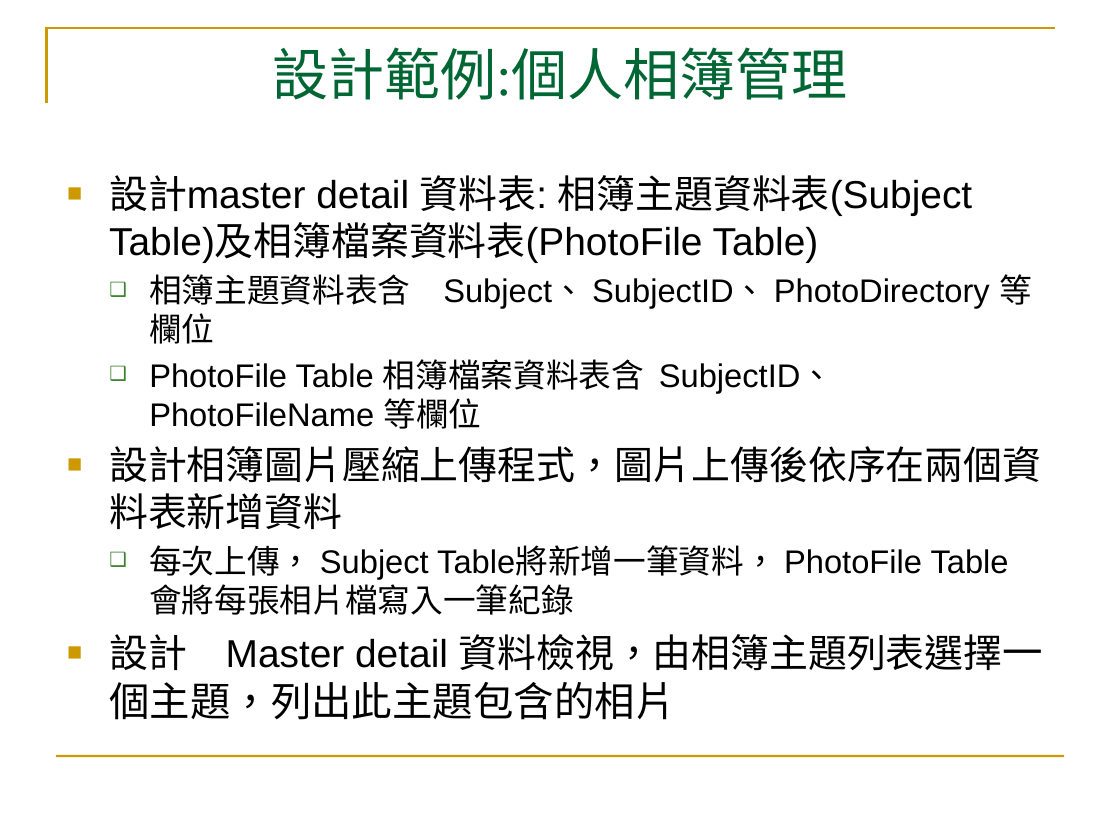
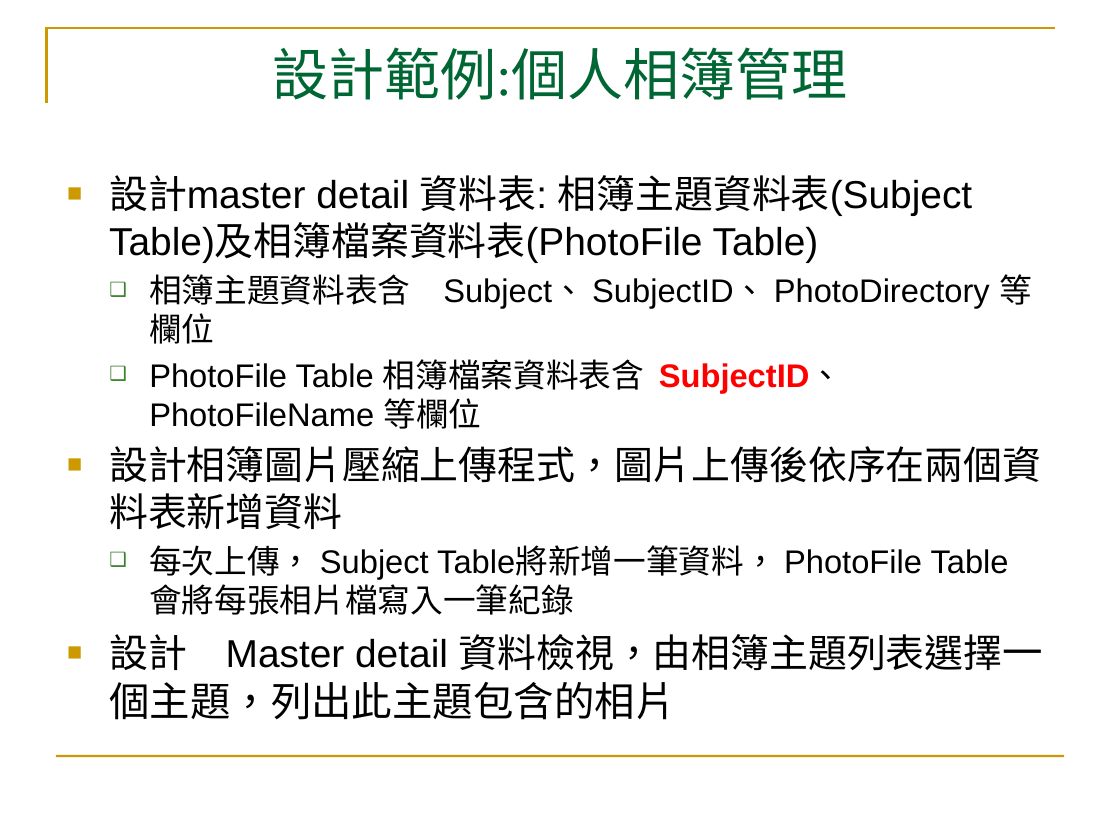
Before and after one commit to mos2718/W1, a slide deck: slide 9 of MasterDetail/Master_Detail 2019.pptx (slide 8 before the commit). Drawn at 1120x840 pixels with LibreOffice and Linux fonts; fonts in the diff are those of the drawing. Boxes give left, top, right and bottom in pixels: in the first picture for what was removed or moved away, otherwise in the second. Text is boxed around its words. In the diff, an @@ line names an element or a change of style, - is before the commit and + after.

```diff
--- a/MasterDetail/Master_Detail 2019.pptx
+++ b/MasterDetail/Master_Detail 2019.pptx
@@ text at (x1=149, y1=359, x2=842, y2=429): text colour #000000 to #FF0000, bold on in "SubjectID、" @@
```
Also in this commit, not shown: 3 other slides changed, 1 slide added, 1 other file.
